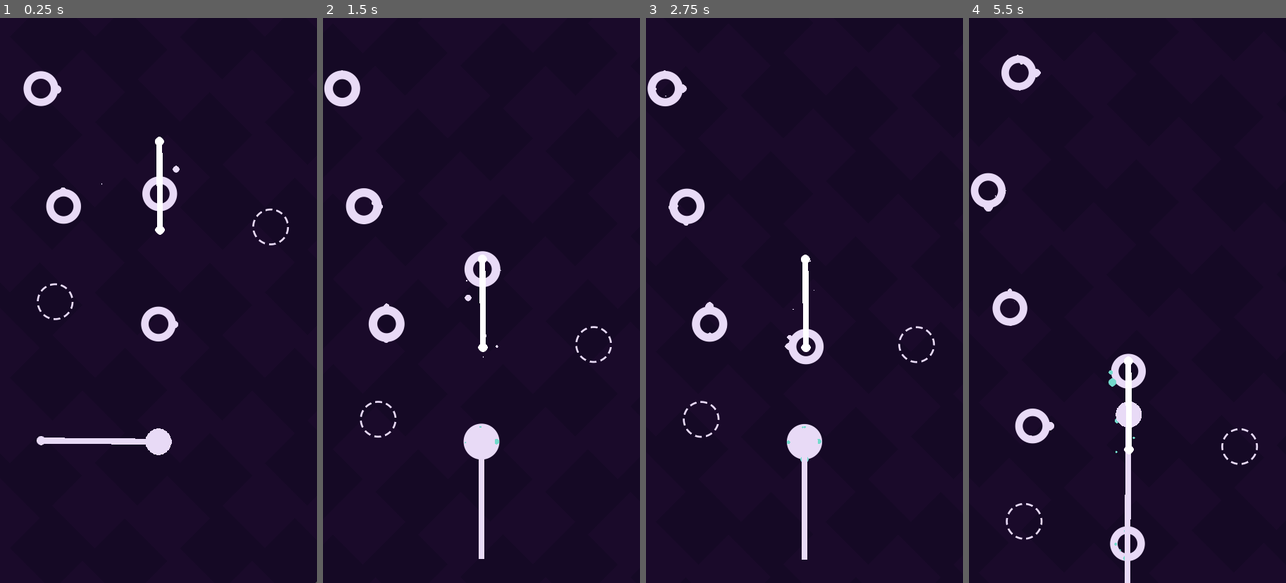
Above: before the commit, frames 1-4 (left to right).
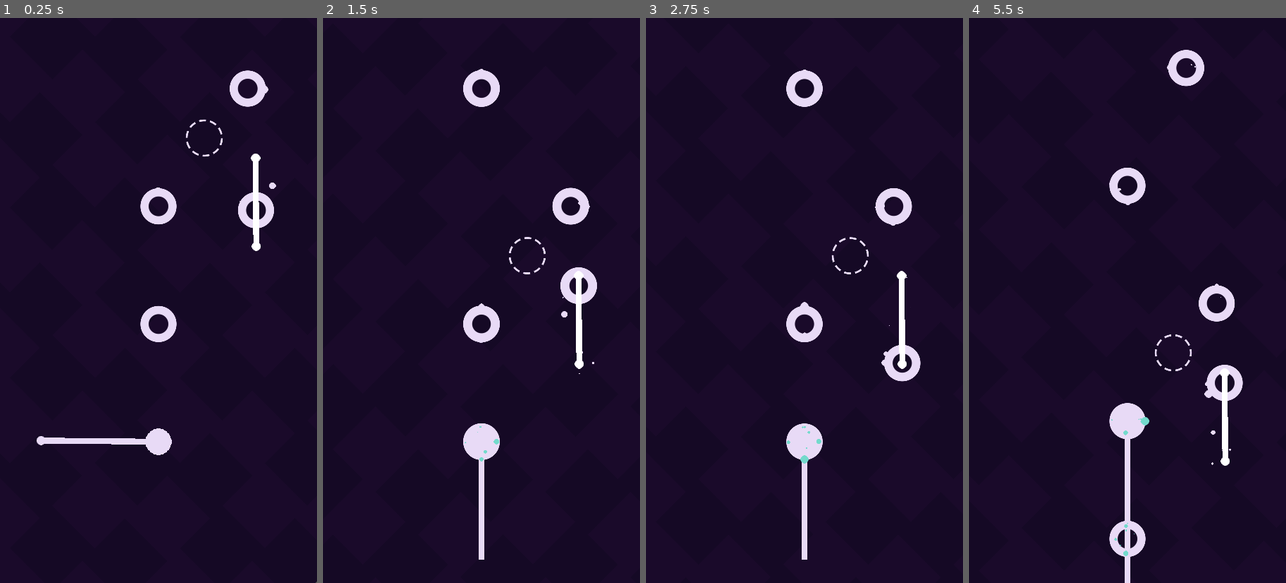
Above: after the commit, the same moments.

Repository: FrancoYudica/PathForger-GodotWildJam-04-2024
Game: Godot game, scene res://levels/level.tscn
Same seed, same stepped clock (60 frames per second), same inputs: the game is played once before the commit and once after it. Before the commit the project starts from res://levels/test.tscn.
Inputs (mouse positions are in pixels of both pictures, inside the frame that each line leads up to):
- Up to frame 1 (0.25 s): no input
- Up to frame 2 (1.5 s): tap Enter (ui_accept) at 0.5, 0.77 s; move the mouse to (551, 272) at 0.52 s; press the mouse at (551, 272) at 0.53 s; hold D 0.53-1.28 s; move the mouse to (418, 328) at 1.27 s; release the mouse at (418, 328) at 1.28 s; hold S from 1.28 s (still down); tap F at 1.35 s
- Up to frame 3 (2.75 s): tap Enter (ui_accept) at 1.52 s; move the mouse to (836, 176) at 2.02 s; release S at 2.03 s; hold D from 2.03 s (still down); tap Space at 2.1 s
- Up to frame 4 (5.5 s): move the mouse to (1111, 413) at 2.77 s; release D at 2.78 s; hold W 2.78-3.53 s; click (1111, 413) at 2.85 s; tap Enter (ui_accept) at 3.02, 3.77, 4.52 s; move the mouse to (1222, 385) at 3.52 s; hold F 3.53-4.28 s; hold A 3.53-5.03 s; move the mouse to (1032, 215) at 4.27 s; tap Space at 4.35 s; move the mouse to (1143, 300) at 5.02 s; press the mouse at (1143, 300) at 5.03 s; hold S from 5.03 s (still down)

The runs differ from the first frame. In frame 1, 3.1% of the frame differs, in the area x 7-92%, y 9-58%; in frame 2, 4.5%; in frame 3, 4.2%; in frame 4, 5.2%, in the area x 0-92%, y 5-97%.

Commit message:
LevelBuilder, SegmentGenerator and LevelSegment working

Diff:
--- a/entities/path_node/path_node.gdshader
+++ b/entities/path_node/path_node.gdshader
@@ -9,9 +9,9 @@
 void fragment() {
 	float radius_offset = abs(sin(TIME * 6.0f)) / 20.0f;
 	float outer_radius = 1.0f - radius_offset;
-	float inner_radius = 0.5f + radius_offset;
+	float inner_radius = 0.25f + radius_offset;
 	vec2 centered = (2.0f * UV - vec2(1.0f));
-	float l = length(centered);
+	float l = dot(centered, centered);
 
 	float outer_circle = smoothstep(outer_radius, outer_radius - edge_blur, l);
 	float inner_circle = smoothstep(inner_radius, inner_radius - edge_blur, l);
--- a/entities/path_node/ring.gdshader
+++ b/entities/path_node/ring.gdshader
@@ -5,9 +5,9 @@
 
 void fragment() {
 	float outer_radius = 1.0f;
-	float inner_radius = .90;
+	float inner_radius = .81;
 	vec2 centered = (2.0f * UV - vec2(1.0f));
-	float l = length(centered);
+	float l = dot(centered, centered);
 
 	float outer_circle = smoothstep(outer_radius, outer_radius - edge_blur, l);
 	float inner_circle = smoothstep(inner_radius, inner_radius - edge_blur, l);
--- a/entities/path_node/segmented_ring.gdshader
+++ b/entities/path_node/segmented_ring.gdshader
@@ -9,9 +9,9 @@
 
 	// Calculates ring values
 	float outer_radius = 1.0f;
-	float inner_radius = .90;
-	vec2 centered = (2.0f * UV - vec2(1.0f));
-	float l = length(centered);
+	float inner_radius = .81;
+	vec2 centered = 2.0f * UV - vec2(1.0f);
+	float l = dot(centered, centered);
 
 	float outer_circle = smoothstep(outer_radius, outer_radius - edge_blur, l);
 	float inner_circle = smoothstep(inner_radius, inner_radius - edge_blur, l);
--- a/entities/player/Player.gd
+++ b/entities/player/Player.gd
@@ -5,8 +5,6 @@
 @onready var sprite: Sprite2D = $Sprite2D
 @onready var hook: Hook = $Hook
 @onready var state_machine: PlayerStateMachine = $PlayerStateMachine
-
-@export var path_node_handler: PathNodeHandler
 
 var current_path_node: PathNode = null
 
--- a/entities/player/player.tscn
+++ b/entities/player/player.tscn
@@ -31,6 +31,7 @@
 collision_mask = 4
 script = ExtResource("2_mw5fx")
 hook_launch_duration = 0.5
+length = 400.0
 curve = SubResource("Curve_aht7w")
 
 [node name="Head" type="Sprite2D" parent="Hook"]
--- a/entities/player/states/idle.gd
+++ b/entities/player/states/idle.gd
@@ -15,7 +15,7 @@
 func _state_process(_delta):
 	# Updates position to node position
 	if player.current_path_node != null:
-		player.position = player.current_path_node.position
+		player.position = player.current_path_node.global_position
 
 func _state_physics_process(_delta):
 	pass
--- a/entities/player/states/translate.gd
+++ b/entities/player/states/translate.gd
@@ -3,8 +3,8 @@
 func _state_enter():
 	var tween = create_tween()
 	tween.set_trans(Tween.TRANS_SPRING)
-	tween.tween_property(player, "position", player.current_path_node.position, 0.35)
-	player.line_path.add_point(position)
+	tween.tween_property(player, "position", player.current_path_node.global_position, 0.35)
+	player.line_path.add_point(global_position)
 	tween.connect("finished", _translation_completed)
 
 func _translation_completed():
--- a/entities/player/states/try_connection.gd
+++ b/entities/player/states/try_connection.gd
@@ -17,7 +17,7 @@
 func _state_process(_delta):
 	# Updates position to node position
 	if player.current_path_node != null:
-		player.position = player.current_path_node.position
+		player.position = player.current_path_node.global_position
 
 func _state_physics_process(_delta):
 	pass
--- /dev/null
+++ b/levels/GeneratorPicker.gd
@@ -0,0 +1,13 @@
+## Holds a list of generators and picks one of them randomly
+extends SegmentGenerator
+
+var _generators: Array[SegmentGenerator] = []
+
+func _ready():
+	for child in get_children():
+		if child is SegmentGenerator:
+			_generators.append(child)
+
+func generate() -> LevelSegment:
+	var generator: SegmentGenerator = _generators.pick_random()
+	return generator.generate()
--- a/levels/LevelBuilder.gd
+++ b/levels/LevelBuilder.gd
@@ -1,20 +1,53 @@
 extends Node2D
 
-@export var path_node_handler: PathNodeHandler
-@export var nodes_vertical_gap: int = 80
 @onready var first_path_node: PathNode = $FirstPathNode
+@onready var level_generator: SegmentGenerator = $GeneratorPicker
+@onready var camera = $"../Camera2D"
 
-var path_node_packed = preload("res://entities/path_node/path_node.tscn")
+@export var viewport_height = 960
+
+## Generates a new segment when the camera is 'edge_height' from the generated map _top_position
+@export var edge_height: int = 300
+var _top_position: Vector2 = Vector2.ZERO
+
+var _segments: Array[LevelSegment] = []
 
 func _ready():
-	first_path_node.reparent(path_node_handler)
-	path_node_handler.add_path_node(first_path_node)
+	_top_position = first_path_node.position
+	_top_position.y -= Globals.vertical_gap
 
-	for i in range(1, 20):
-		var y = first_path_node.position.y - i * nodes_vertical_gap
-		var x = randf_range(30.0, 150.0)
-		var path_node: PathNode = path_node_packed.instantiate()
-		path_node.position.x = x
-		path_node.position.y = y
-		path_node_handler.add_child(path_node)
-		path_node_handler.add_path_node(path_node)
+func _process(_delta):
+
+	# When it's time to generate a new segment
+	if camera.position.y - viewport_height / 2 - _top_position.y < edge_height:
+		_add_random_segment()
+
+	_try_remove_traversed_segments()
+
+func _add_random_segment():
+	var level_segment = level_generator.generate()
+	_add_segment(level_segment)
+
+func _add_segment(segment: LevelSegment):
+	segment.position = _top_position
+	add_child(segment)
+
+	segment.calculate_segment_height()
+	_top_position.y -= segment.segment_height + Globals.vertical_gap
+	_segments.append(segment)
+
+## Tries to remove all the traversed/completed invisible segments
+func _try_remove_traversed_segments():
+
+	# Valued used to ensure that the deletion of the segment isn't visible
+	var _extra_safety_height = 300
+
+	for segment: LevelSegment in _segments:
+
+		# Tests visibility for all segments
+		var segment_top = segment.global_position.y - segment.segment_height - _extra_safety_height
+		if segment_top > camera.position.y + viewport_height / 2:
+
+			# Removes segment when not visible
+			_segments.erase(segment)
+			remove_child(segment)
--- /dev/null
+++ b/levels/LevelSegment.gd
@@ -0,0 +1,38 @@
+extends Node2D
+class_name LevelSegment
+
+## Height of the segment. All segments calculate it's height
+## and it should only take into consideration the path nodes
+## without adding any padding to the segment.
+@export var segment_height: int = 0
+
+@export var fix_path_node_heights: bool = true
+
+var path_nodes: Array[PathNode]
+
+func calculate_segment_height():
+	var top = 0
+	var bottom = 0
+	for path_node in path_nodes:
+		top = minf(path_node.position.y, top)
+		bottom = maxf(path_node.position.y, bottom)
+
+	segment_height = bottom - top
+
+func add_child_path_node(path_node):
+	add_child(path_node)
+	path_nodes.append(path_node)
+
+func _ready():
+
+	for child in get_children():
+		if child is PathNode:
+
+			if path_nodes.count(child) == 0:
+				path_nodes.append(child)
+
+	if fix_path_node_heights:
+		for i in range(path_nodes.size()):
+			path_nodes[i].position.y = -i * Globals.vertical_gap
+
+	calculate_segment_height()
--- a/levels/NodePath.gd
+++ /dev/null
@@ -1,4 +0,0 @@
-extends Path2D
-
-func _ready():
-	for point in curve.get_baked_points()
--- a/levels/PathNodeHandler.gd
+++ /dev/null
@@ -1,37 +0,0 @@
-## Keeps track of PathNodes and provides functionality to access them
-extends Node2D
-class_name PathNodeHandler
-
-var path_nodes: Array[PathNode] = []
-var on_screen_path_nodes: Array[PathNode] = []
-
-## Returns the narest visible node to a given point
-func get_nearest_to_point(point: Vector2) -> PathNode:
-	var nearest_node: PathNode = on_screen_path_nodes[0]
-	var nearest_d: float = nearest_node.position.distance_squared_to(point)
-
-	for i in range(1, on_screen_path_nodes.size()):
-		var node: PathNode = on_screen_path_nodes[i]
-		var d: float = node.position.distance_squared_to(point)
-		if d < nearest_d:
-			nearest_d = d
-			nearest_node = node
-
-	return nearest_node
-
-func add_path_node(path_node: PathNode):
-	path_node.connect("screen_entered", func (): _path_node_screen_entered(path_node))
-	path_node.connect("screen_exited", func (): _path_node_screen_exited(path_node))
-	path_nodes.append(path_node)
-
-func _ready():
-	for child in get_children():
-
-		if child is PathNode:
-			add_path_node(child)
-
-func _path_node_screen_entered(path_node: PathNode):
-	on_screen_path_nodes.append(path_node)
-
-func _path_node_screen_exited(path_node: PathNode):
-	on_screen_path_nodes.erase(path_node)
--- /dev/null
+++ b/levels/RandomSegmentGenerator.gd
@@ -0,0 +1,13 @@
+## Exports LevelSegment scenes and randomly picks one of them when generate is called
+extends SegmentGenerator
+
+@export var min_nodes: int = 3
+@export var max_nodes: int = 10
+
+@export var packed_level_segments: Array[PackedScene] = []
+
+func generate() -> LevelSegment:
+
+	var packed_level_segment: PackedScene = packed_level_segments.pick_random()
+	var level_segment = packed_level_segment.instantiate()
+	return level_segment
--- /dev/null
+++ b/levels/SegmentGenerator.gd
@@ -0,0 +1,5 @@
+extends Node2D
+class_name SegmentGenerator
+
+func generate() -> LevelSegment:
+	return null
--- /dev/null
+++ b/levels/globals.gd
@@ -0,0 +1,4 @@
+extends Node
+
+var vertical_gap: int = 200
+var gameplay_width = 400
--- a/levels/level.gd
+++ b/levels/level.gd
@@ -2,4 +2,3 @@
 class_name Level
 
 @onready var player: Player = $Player
-@onready var path_node_handler: PathNodeHandler = $PathNodeHandler
--- /dev/null
+++ b/levels/level.tscn
@@ -0,0 +1,122 @@
+[gd_scene load_steps=19 format=3 uid="uid://bajy40qhic0ds"]
+
+[ext_resource type="Script" path="res://levels/level.gd" id="1_gbe2q"]
+[ext_resource type="Shader" path="res://levels/moving_checkboard.gdshader" id="2_rql3e"]
+[ext_resource type="Texture2D" uid="uid://diu37vtctlenx" path="res://levels/checkboard_background.png" id="3_a5du7"]
+[ext_resource type="Script" path="res://levels/CheckboardBackground.gd" id="4_kejbq"]
+[ext_resource type="Script" path="res://addons/phantom_camera/scripts/phantom_camera_host/phantom_camera_host.gd" id="5_f5i52"]
+[ext_resource type="Script" path="res://addons/phantom_camera/scripts/phantom_camera/phantom_camera_2D.gd" id="6_c8hyj"]
+[ext_resource type="PackedScene" uid="uid://bfqm7vopmmtbw" path="res://entities/player/player.tscn" id="7_fcahg"]
+[ext_resource type="PackedScene" uid="uid://ju0p3v6aejso" path="res://entities/path_node/path_node.tscn" id="9_fy437"]
+[ext_resource type="PackedScene" uid="uid://dqnpob0vccqx0" path="res://entities/path_node/path_node_movement.tscn" id="10_3ryop"]
+[ext_resource type="Script" path="res://levels/GeneratorPicker.gd" id="11_2xxqe"]
+[ext_resource type="Script" path="res://levels/LevelBuilder.gd" id="11_gospp"]
+[ext_resource type="Script" path="res://levels/RandomSegmentGenerator.gd" id="14_m3m3h"]
+[ext_resource type="PackedScene" uid="uid://ba05jn6tk6o1a" path="res://levels/level_segments/test_level_segment_0.tscn" id="15_wj400"]
+[ext_resource type="PackedScene" uid="uid://8kb6vgkgau5o" path="res://levels/level_segments/test_level_segment_1.tscn" id="16_k4p47"]
+[ext_resource type="PackedScene" uid="uid://c5i2wd8idrhj7" path="res://levels/level_segments/test_level_segment_2.tscn" id="17_mlj08"]
+
+[sub_resource type="ShaderMaterial" id="ShaderMaterial_ehsn3"]
+shader = ExtResource("2_rql3e")
+shader_parameter/num_cells = 25.0
+shader_parameter/color_cell_0 = Color(0.0823529, 0.0352941, 0.145098, 1)
+shader_parameter/color_cell_1 = Color(0.101961, 0.0392157, 0.164706, 1)
+shader_parameter/columns_offset_strength = 0.0
+shader_parameter/rows_offset_strength = 0.0
+
+[sub_resource type="Curve" id="Curve_nb5rq"]
+max_value = 1.5
+_data = [Vector2(0, 0), 0.0, 0.290158, 0, 0, Vector2(0.419948, 1.36198), 0.0, 0.0, 0, 0, Vector2(1, 1), -1.08872, 0.0, 0, 0]
+point_count = 3
+
+[sub_resource type="Curve" id="Curve_0awvd"]
+_data = [Vector2(0, 0), 0.0, 3.09249, 0, 0, Vector2(1, 1), 1.92803e-07, 0.0, 0, 0]
+point_count = 2
+
+[node name="Level" type="Node2D"]
+script = ExtResource("1_gbe2q")
+
+[node name="ParallaxBackground" type="ParallaxBackground" parent="."]
+
+[node name="ParallaxLayer" type="ParallaxLayer" parent="ParallaxBackground"]
+motion_scale = Vector2(0.5, 0.5)
+motion_mirroring = Vector2(0, 1448)
+
+[node name="CheckboardBackground" type="Sprite2D" parent="ParallaxBackground/ParallaxLayer"]
+z_index = -3
+texture_filter = 1
+material = SubResource("ShaderMaterial_ehsn3")
+position = Vector2(306, 469)
+rotation = 0.785398
+scale = Vector2(20, 20)
+texture = ExtResource("3_a5du7")
+script = ExtResource("4_kejbq")
+curve = SubResource("Curve_nb5rq")
+metadata/_aseprite_wizard_config_ = {
+"i_mode": 1,
+"keep_anim_length": false,
+"layer": "",
+"o_ex_p": "",
+"o_folder": "",
+"o_name": "",
+"only_visible": false,
+"player": "",
+"slice": "",
+"source": "res://art/textures/level/checkboard_background.aseprite"
+}
+
+[node name="Camera2D" type="Camera2D" parent="."]
+position = Vector2(270, -240)
+limit_left = 0
+limit_right = 540
+
+[node name="PhantomCameraHost" type="Node" parent="Camera2D"]
+script = ExtResource("5_f5i52")
+
+[node name="PhantomCamera2D" type="Node2D" parent="."]
+position = Vector2(270, -240)
+script = ExtResource("6_c8hyj")
+priority_override = false
+priority = 1
+zoom = Vector2(1, 1)
+follow_mode = 2
+follow_target = NodePath("../Player")
+follow_parameters/target_offset = Vector2(0, -240)
+follow_parameters/damping = true
+follow_parameters/damping_value = 10.0
+frame_preview = true
+pixel_perfect = false
+limit/draw_limits = false
+limit/left = 0
+limit/top = -10000000
+limit/right = 540
+limit/bottom = 10000000
+limit/limit_node_target = NodePath("")
+limit/smoothed = false
+tween_parameters = null
+tween_on_load = true
+inactive_update_mode = 0
+
+[node name="Player" parent="." instance=ExtResource("7_fcahg")]
+position = Vector2(270, 0)
+
+[node name="PathNode" parent="." instance=ExtResource("9_fy437")]
+position = Vector2(436, -407)
+
+[node name="PathNodeMovement" parent="PathNode" node_paths=PackedStringArray("path_node") instance=ExtResource("10_3ryop")]
+rotation = 1.56359
+path_node = NodePath("..")
+curve = SubResource("Curve_0awvd")
+
+[node name="LevelBuilder" type="Node2D" parent="."]
+script = ExtResource("11_gospp")
+
+[node name="FirstPathNode" parent="LevelBuilder" instance=ExtResource("9_fy437")]
+position = Vector2(270, -200)
+
+[node name="GeneratorPicker" type="Node2D" parent="LevelBuilder"]
+script = ExtResource("11_2xxqe")
+
+[node name="RandomSegmentGenerator" type="Node2D" parent="LevelBuilder/GeneratorPicker"]
+script = ExtResource("14_m3m3h")
+packed_level_segments = Array[PackedScene]([ExtResource("15_wj400"), ExtResource("16_k4p47"), ExtResource("17_mlj08")])
--- /dev/null
+++ b/levels/level_segments/test_level_segment_0.tscn
@@ -0,0 +1,42 @@
+[gd_scene load_steps=6 format=3 uid="uid://ba05jn6tk6o1a"]
+
+[ext_resource type="Script" path="res://levels/LevelSegment.gd" id="1_806he"]
+[ext_resource type="PackedScene" uid="uid://ju0p3v6aejso" path="res://entities/path_node/path_node.tscn" id="2_w8iwq"]
+[ext_resource type="Shader" path="res://entities/path_node/segmented_ring.gdshader" id="3_spv8f"]
+[ext_resource type="Texture2D" uid="uid://oxes71wfgygw" path="res://entities/path_node/circle_64x64.png" id="4_gjgcy"]
+
+[sub_resource type="ShaderMaterial" id="ShaderMaterial_qjwv7"]
+shader = ExtResource("3_spv8f")
+shader_parameter/color = Color(0.909804, 0.854902, 0.964706, 1)
+shader_parameter/edge_blur = 0.05
+shader_parameter/segments_count = 5
+shader_parameter/rotation_speed = 2.0
+
+[node name="TestLevelSegment" type="Node2D"]
+script = ExtResource("1_806he")
+
+[node name="PathNode0" parent="." instance=ExtResource("2_w8iwq")]
+
+[node name="PathNode1" parent="." instance=ExtResource("2_w8iwq")]
+position = Vector2(152, -225)
+
+[node name="Sprite2D3" type="Sprite2D" parent="."]
+texture_filter = 1
+material = SubResource("ShaderMaterial_qjwv7")
+position = Vector2(78, -116)
+texture = ExtResource("4_gjgcy")
+metadata/_aseprite_wizard_config_ = {
+"i_mode": 1,
+"keep_anim_length": false,
+"layer": "",
+"o_ex_p": "",
+"o_folder": "",
+"o_name": "",
+"only_visible": true,
+"player": "",
+"slice": "",
+"source": "res://art/textures/circle_64x64.aseprite"
+}
+metadata/_aseprite_wizard_interface_config_ = {
+"layer_section": true
+}
--- /dev/null
+++ b/levels/level_segments/test_level_segment_1.tscn
@@ -0,0 +1,21 @@
+[gd_scene load_steps=3 format=3 uid="uid://8kb6vgkgau5o"]
+
+[ext_resource type="Script" path="res://levels/LevelSegment.gd" id="1_s0nxa"]
+[ext_resource type="PackedScene" uid="uid://ju0p3v6aejso" path="res://entities/path_node/path_node.tscn" id="2_72gua"]
+
+[node name="TestLevelSegment" type="Node2D"]
+script = ExtResource("1_s0nxa")
+
+[node name="PathNode" parent="." instance=ExtResource("2_72gua")]
+
+[node name="PathNode2" parent="." instance=ExtResource("2_72gua")]
+position = Vector2(100, -132)
+
+[node name="PathNode3" parent="." instance=ExtResource("2_72gua")]
+position = Vector2(160, -247)
+
+[node name="PathNode4" parent="." instance=ExtResource("2_72gua")]
+position = Vector2(100, -396)
+
+[node name="PathNode5" parent="." instance=ExtResource("2_72gua")]
+position = Vector2(0, -496)
--- /dev/null
+++ b/levels/level_segments/test_level_segment_2.gd
@@ -0,0 +1,18 @@
+extends LevelSegment
+
+@export var min_nodes: int = 3
+@export var max_nodes: int = 10
+
+var path_node_packed = preload("res://entities/path_node/path_node.tscn")
+
+func _ready():
+
+	var n = randi_range(min_nodes, max_nodes)
+
+	for i in range(n):
+		var x = randf_range(-Globals.gameplay_width * 0.5, Globals.gameplay_width * 0.5)
+		var path_node: PathNode = path_node_packed.instantiate()
+		path_node.position.x = x
+		add_child_path_node(path_node)
+
+	super._ready()
--- /dev/null
+++ b/levels/level_segments/test_level_segment_2.tscn
@@ -0,0 +1,6 @@
+[gd_scene load_steps=2 format=3 uid="uid://c5i2wd8idrhj7"]
+
+[ext_resource type="Script" path="res://levels/level_segments/test_level_segment_2.gd" id="1_oeexh"]
+
+[node name="LevelSegmentRandomPositions" type="Node2D"]
+script = ExtResource("1_oeexh")
--- a/levels/moving_checkboard.gdshader
+++ b/levels/moving_checkboard.gdshader
@@ -20,13 +20,13 @@
 	// i, j are the offsetted grid indices
 
 	// Takes value 1 if the row is even, if odd takes -1
-	float even_row_value = sign(float(row_index % 2) - 0.5f);
+	float even_row_value = float((row_index % 2) * 2 - 1);
 
 	// Uses the value to get the grid cell with offset
 	float i = floor((UV.x + rows_offset * even_row_value) * num_cells);
 
 	// Same but with columns
-	float even_column_value = sign(float(column_index % 2) - 0.5f);
+	float even_column_value = float((column_index % 2) * 2 - 1);
 	float j = floor((UV.y + columns_offset * even_column_value) * num_cells);
 
 	// Final value t used to mix colors
--- a/levels/test.tscn
+++ /dev/null
@@ -1,171 +0,0 @@
-[gd_scene load_steps=18 format=3 uid="uid://bajy40qhic0ds"]
-
-[ext_resource type="Script" path="res://levels/level.gd" id="1_anyxi"]
-[ext_resource type="Script" path="res://addons/phantom_camera/scripts/phantom_camera_host/phantom_camera_host.gd" id="1_js2kc"]
-[ext_resource type="Shader" path="res://levels/moving_checkboard.gdshader" id="2_ei71j"]
-[ext_resource type="Texture2D" uid="uid://diu37vtctlenx" path="res://levels/checkboard_background.png" id="2_ouojj"]
-[ext_resource type="PackedScene" uid="uid://bfqm7vopmmtbw" path="res://entities/player/player.tscn" id="3_bwow2"]
-[ext_resource type="Script" path="res://levels/CheckboardBackground.gd" id="4_2sfhb"]
-[ext_resource type="Script" path="res://levels/PathNodeHandler.gd" id="4_e8iqu"]
-[ext_resource type="Script" path="res://addons/phantom_camera/scripts/phantom_camera/phantom_camera_2D.gd" id="5_jkf4d"]
-[ext_resource type="PackedScene" uid="uid://dqnpob0vccqx0" path="res://entities/path_node/path_node_movement.tscn" id="6_ql43t"]
-[ext_resource type="PackedScene" uid="uid://ju0p3v6aejso" path="res://entities/path_node/path_node.tscn" id="6_ud4xo"]
-[ext_resource type="Script" path="res://levels/LevelBuilder.gd" id="7_4nr7t"]
-[ext_resource type="Shader" path="res://entities/path_node/segmented_ring.gdshader" id="12_h08p0"]
-[ext_resource type="Texture2D" uid="uid://oxes71wfgygw" path="res://entities/path_node/circle_64x64.png" id="13_gvbvy"]
-
-[sub_resource type="ShaderMaterial" id="ShaderMaterial_ehsn3"]
-shader = ExtResource("2_ei71j")
-shader_parameter/num_cells = 25.0
-shader_parameter/color_cell_0 = Color(0.0823529, 0.0352941, 0.145098, 1)
-shader_parameter/color_cell_1 = Color(0.101961, 0.0392157, 0.164706, 1)
-shader_parameter/columns_offset_strength = 0.0
-shader_parameter/rows_offset_strength = 0.0
-
-[sub_resource type="Curve" id="Curve_nb5rq"]
-max_value = 1.5
-_data = [Vector2(0, 0), 0.0, 0.290158, 0, 0, Vector2(0.419948, 1.36198), 0.0, 0.0, 0, 0, Vector2(1, 1), -1.08872, 0.0, 0, 0]
-point_count = 3
-
-[sub_resource type="Curve" id="Curve_0awvd"]
-_data = [Vector2(0, 0), 0.0, 3.09249, 0, 0, Vector2(1, 1), 1.92803e-07, 0.0, 0, 0]
-point_count = 2
-
-[sub_resource type="ShaderMaterial" id="ShaderMaterial_tgmsu"]
-shader = ExtResource("12_h08p0")
-shader_parameter/color = Color(0.909804, 0.854902, 0.964706, 1)
-shader_parameter/edge_blur = 0.05
-shader_parameter/segments_count = 5
-shader_parameter/rotation_speed = 2.0
-
-[node name="TestLevel" type="Node2D"]
-script = ExtResource("1_anyxi")
-
-[node name="ParallaxBackground" type="ParallaxBackground" parent="."]
-
-[node name="ParallaxLayer" type="ParallaxLayer" parent="ParallaxBackground"]
-motion_scale = Vector2(0.5, 0.5)
-motion_mirroring = Vector2(0, 1448)
-
-[node name="CheckboardBackground" type="Sprite2D" parent="ParallaxBackground/ParallaxLayer"]
-z_index = -3
-texture_filter = 1
-material = SubResource("ShaderMaterial_ehsn3")
-position = Vector2(306, 469)
-rotation = 0.785398
-scale = Vector2(20, 20)
-texture = ExtResource("2_ouojj")
-script = ExtResource("4_2sfhb")
-curve = SubResource("Curve_nb5rq")
-metadata/_aseprite_wizard_config_ = {
-"i_mode": 1,
-"keep_anim_length": false,
-"layer": "",
-"o_ex_p": "",
-"o_folder": "",
-"o_name": "",
-"only_visible": false,
-"player": "",
-"slice": "",
-"source": "res://art/textures/level/checkboard_background.aseprite"
-}
-
-[node name="Camera2D" type="Camera2D" parent="."]
-position = Vector2(270, -240)
-limit_left = 0
-limit_right = 540
-
-[node name="PhantomCameraHost" type="Node" parent="Camera2D"]
-script = ExtResource("1_js2kc")
-
-[node name="PhantomCamera2D" type="Node2D" parent="."]
-position = Vector2(270, -240)
-script = ExtResource("5_jkf4d")
-priority_override = false
-priority = 1
-zoom = Vector2(1, 1)
-follow_mode = 2
-follow_target = NodePath("../Player")
-follow_parameters/target_offset = Vector2(0, -240)
-follow_parameters/damping = true
-follow_parameters/damping_value = 10.0
-frame_preview = true
-pixel_perfect = false
-limit/draw_limits = false
-limit/left = 0
-limit/top = -10000000
-limit/right = 540
-limit/bottom = 10000000
-limit/limit_node_target = NodePath("")
-limit/smoothed = false
-tween_parameters = null
-tween_on_load = true
-inactive_update_mode = 0
-
-[node name="Player" parent="." node_paths=PackedStringArray("path_node_handler") instance=ExtResource("3_bwow2")]
-position = Vector2(270, 0)
-path_node_handler = NodePath("../PathNodeHandler")
-
-[node name="PathNodeHandler" type="Node2D" parent="."]
-z_index = -2
-script = ExtResource("4_e8iqu")
-
-[node name="PathNode" parent="PathNodeHandler" instance=ExtResource("6_ud4xo")]
-position = Vector2(200, -437)
-
-[node name="PathNodeMovement" parent="PathNodeHandler/PathNode" node_paths=PackedStringArray("path_node") instance=ExtResource("6_ql43t")]
-position = Vector2(72, 2)
-rotation = 1.56359
-path_node = NodePath("..")
-curve = SubResource("Curve_0awvd")
-
-[node name="LevelBuilder" type="Node2D" parent="." node_paths=PackedStringArray("path_node_handler")]
-script = ExtResource("7_4nr7t")
-path_node_handler = NodePath("../PathNodeHandler")
-nodes_vertical_gap = 200
-
-[node name="FirstPathNode" parent="LevelBuilder" instance=ExtResource("6_ud4xo")]
-position = Vector2(270, -200)
-
-[node name="Sprite2D3" type="Sprite2D" parent="."]
-texture_filter = 1
-material = SubResource("ShaderMaterial_tgmsu")
-position = Vector2(94, -238)
-texture = ExtResource("13_gvbvy")
-metadata/_aseprite_wizard_config_ = {
-"i_mode": 1,
-"keep_anim_length": false,
-"layer": "",
-"o_ex_p": "",
-"o_folder": "",
-"o_name": "",
-"only_visible": true,
-"player": "",
-"slice": "",
-"source": "res://art/textures/circle_64x64.aseprite"
-}
-metadata/_aseprite_wizard_interface_config_ = {
-"layer_section": true
-}
-
-[node name="Sprite2D2" type="Sprite2D" parent="."]
-modulate = Color(0.909804, 0.854902, 0.964706, 1)
-texture_filter = 1
-material = SubResource("ShaderMaterial_tgmsu")
-position = Vector2(461, -365)
-texture = ExtResource("13_gvbvy")
-metadata/_aseprite_wizard_config_ = {
-"i_mode": 1,
-"keep_anim_length": false,
-"layer": "",
-"o_ex_p": "",
-"o_folder": "",
-"o_name": "",
-"only_visible": true,
-"player": "",
-"slice": "",
-"source": "res://art/textures/circle_64x64.aseprite"
-}
-metadata/_aseprite_wizard_interface_config_ = {
-"layer_section": true
-}
--- a/project.godot
+++ b/project.godot
@@ -11,9 +11,13 @@
 [application]
 
 config/name="Godot Wild Jam-04-2024"
-run/main_scene="res://levels/test.tscn"
+run/main_scene="res://levels/level.tscn"
 config/features=PackedStringArray("4.2", "Forward Plus")
 config/icon="res://icon.svg"
+
+[autoload]
+
+Globals="*res://levels/globals.gd"
 
 [display]
 
@@ -59,7 +63,6 @@
 [rendering]
 
 renderer/rendering_method="gl_compatibility"
-anti_aliasing/quality/msaa_2d=2
 
 [wwise]
 
Not shown, added: levels/levA7C4.tmp
